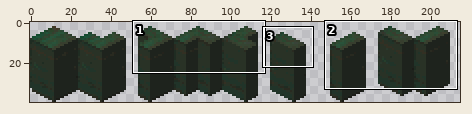
Edited in one commit: sprite sheet (tex/dslimywalls.png). The first picture is a wide view before the edit; the outline marks the close-up.
Close-up. Old version:
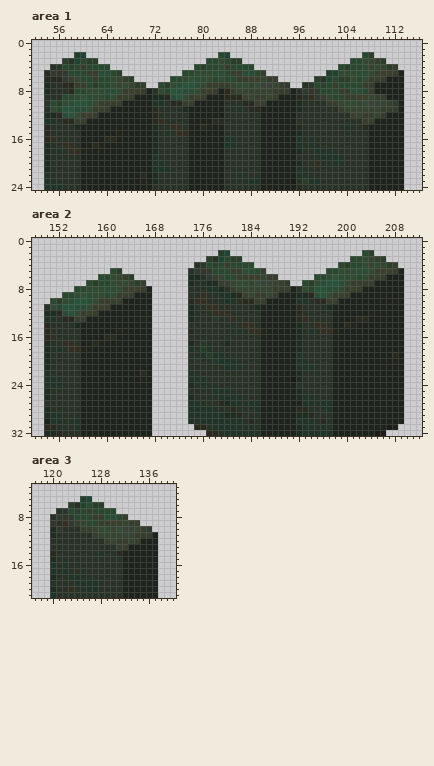
The file is 288x40 pixels. Colours within 5 levels of each other are drawn and written as one. Shown: area 1: x 52..116, y 0..24; area 2: x 148..212, y 0..32; area 3: x 117..140, y 3..21. The wide view leaves out empty margins. The commit also changed other parts of the picture, which this record leaves out.
The same view after the edit:
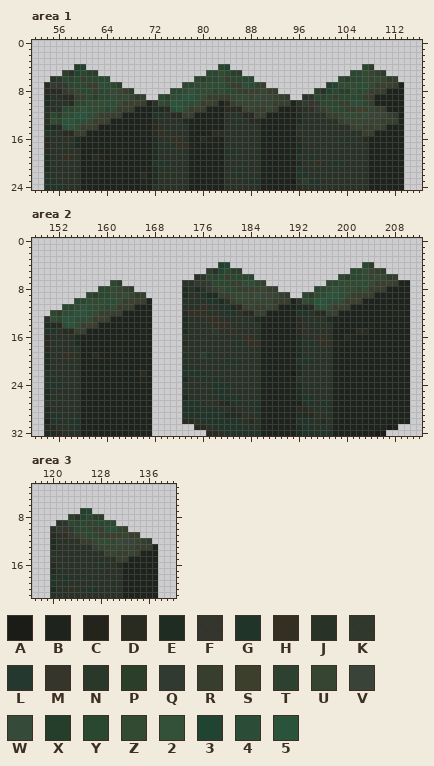
Palette (. is transparent): A #1b1c17  B #1e231d  C #24231c  D #292a20  E #1f2c22  F #2b2c22f1  G #213429  H #333023  J #293226  K #2b3327f6  L #24382f  M #36352b  N #2a382c  P #2b3e2a  Q #303a30  R #373e2e  S #3d3f2d  T #2d4131  U #364432  V #394338  W #364a3a  X #253e2b  Y #2a4730  Z #324a32  2 #325138  3 #204431  4 #2b4d37  5 #29533a
The exact change:
Changed rows in their new state; - is an unchanged pixel.
Area 1:
first column x 54:
 2 -----..----------------------..----------------------..-----
 3 ---......------------------......------------------......---
 4 -....X3....--------------....Y3....--------------....YP....-
 5 ...PJ3-PP....----------....YYZ-PP....----------....YYZU-P...
 6 .JNYTYR-Y--....------....YPY--R-YYY....------....Y-Y--UZUPR.
 7 DQMQYYYRR44YP....--....YYZ-Z44YRR44YR....--....X3ZZZ44ZRSSR-
 8 DDDQRU-YRYYZU-P......YYZ24ZZYZYYRRSS-R-......PJ3-PPZYZ-RR---
 9 E--DDRRYPY--UZUPR..YPZ4554ZRRRRUZZ-WVVURQ..-NYTYR-YYYRRBB---
10 EJJJDYYZ-Z44ZRSSR-JZY5544ZRSR-DRUUUUUURRR-JQMQYYYRR44YRBBBB-
11 -JJYYZ24ZZYZRRR---EED45ZRSR---DDDSURRUR---D-HQRUYYRRSS-R-BB-
12 JYPZ4554ZRRRR-----GG-DDRR--------DDRR-----E----RRUZZ-WVVURQ-
13 JZY5544ZRSR-----B--J---E----BB--G-DD------E------RUUUUUURRR-
14 EED45ZRSR---------D--JJ---BB--------------J-------JSURRUR---
15 GG-DDRR-----B---C-DHJ-JJB---DD------------J----------RR-----
16 -J---E----BB---------HH---DC--JJ----------D-J-----G--D------
17 D--JJE--BB----------G-HHC-----JJ----------E-J---------------
18 D-J-JJB-----C-----------------GG-------------JJJ------------
19 ---HH---DC--------E-----------------------G-G-JJJJ----------
20 --------------------G---------------------------------------
21 ------------------EJJ-----------G---------------------------
Area 2:
first column x 150:
 2 -----------------------------..----------------------..------
 3 ---------------------------......------------------......----
 4 -------------------------....X3....--------------....YP....--
 5 -----------..-----------...PJ3-PP....----------....YYZU-P...-
 6 ---------......---------.JNYTYR-YYY....------....YPY--UZUPR.-
 7 -------....YP....------JJQMQYYYRR44YR....--....YYZ-Z44ZRSSR-B
 8 -----....YYZU-P...-----E-E-QRUYYRRSS-R-......YYZ24ZZYZRRR---B
 9 ---....YPY--UZUPR.-----E--GEERRUZZ-WVVURQ..YPZ4554ZRRRR-----B
10 -....YYZ-Z44ZRSSR------JJJJGGEJRUUUUUURRR-JZY5544ZRSR-----B-B
11 ...YYZ24ZZYZRRR--------JJ-HJJGGEDSURRUR---EED45ZRSR---------B
12 .YPZ4554ZRRRR----------DHHH-JJGG-DDRR-----GG-DDRR-----B---CCB
13 JZY5544ZRSR-----B------EJ--HH--J---E-------J---E----BB------B
14 EED45ZRSR--------------E----HHH--JJ-------D--JJ---BB--C-----B
15 GG-DDRR-----B---C------EJ---N--HJ-JJB-----DHJ-JJB---DD------B
16 -J---E----BB-----------J---------HH----------HH---DC--------B
17 D--JJE--BB-------------DJ-J---J-G-HHC-------G-HHC-----------B
18 D-J-JJB-----C----------JJ-JJ--------------------------------B
19 ---HH---DC-------------G--XGJJ------------E---------------B-B
20 -----------------------J-J--JJ--G-----------G-------------B-B
21 -----------------------G------JJJ---------EJJ---------------B
22 -----------------------G-GG--------------A------------------B
23 -----------------------EJJ--G------------BJ-----------------B
24 -----------------------JJ-J--GG-----------E-----------------B
25 -----------------------J------------------------------------B
26 -----------------------EJ-----------------------------------B
27 -----------------------G------------------------------------B
28 -----------------------G------------------------------------B
29 -----------------------G------------------------------------B
30 -----------------------DD-----------------------------------B
Area 3:
first column x 120:
 5 -----..-----------
 6 ---......---------
 7 -....X3....-------
 8 ...PJ3-PP....-----
 9 .-NYTYR-YYY....---
10 JQMQYYYRR44YR....-
11 D-HQRUYYRRSS-R-...
12 E----RRUZZ-WVVURQ.
13 E------RUUUUUURRR-
14 J-------JSURRUR---
15 J----------RR-----
16 D-J-----G--D------
17 E-J---------------
18 G-GJJJ------------
19 G-G-JJJJ----------
